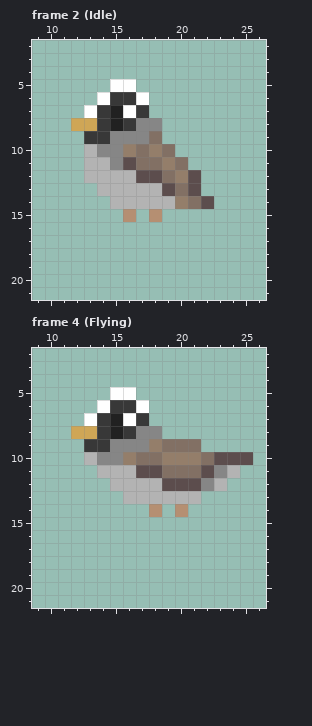
A pixel-art file gets an edit: Assets/Graphics/Characters/Birds/White Crowned Sparrow.aseprite. The first picture shows the starting point.
32x32 pixels, 6 frames. Colours within 5 levels of each other are drawn and written as one. Shown: frame 2 (Idle): x 9..26, y 2..21; frame 4 (Flying): x 9..26, y 2..21. The commit also changed other frames, which this record leaves out.
Now the later version:
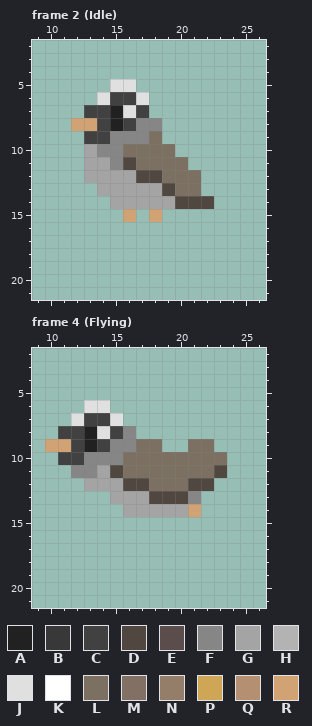
Palette (. is transparent): A #212121  B #383838  C #414141  D #514741  E #5c4d4d  F #868686  G #a4a4a4  H #b3b3b3  J #e0e0e0  K #ffffff  L #7c7062  M #827064  N #947e6a  P #cfa656  Q #b58f72  R #d1a273
Diff:
--- frame 2 (Idle), layer "Layer 1"
@@ x 9..26 @@
  4 ..................
- 5 ......KK..........
- 6 .....KBBK.........
- 7 ....KBAKB.........
- 8 ...PPBABFF........
- 9 ....BBFFFM........
-10 ....HFFNMNM.......
-11 ....HHFEMMNM......
-12 ....HHHHEEMNE.....
-13 .....HHHHHEME.....
-14 ......HHHHHNME....
-15 .......Q.Q........
+ 5 ......JJ..........
+ 6 .....JCCJ.........
+ 7 ....CCAJC.........
+ 8 ...RRCACFF........
+ 9 ....CCFFFL........
+10 ....GFFLLLL.......
+11 ....GGFDLLLL......
+12 ....GGGGDDLLL.....
+13 .....GGGGGDLL.....
+14 ......GGGGGDDD....
+15 .......R.R........
 16 ..................
--- frame 4 (Flying), layer "Layer 1"
@@ x 9..26 @@
  4 ..................
- 5 ......KK..........
- 6 .....KBBK.........
- 7 ....KBAKB.........
- 8 ...PPBABFF........
- 9 ....BBFFFNMMM.....
-10 ....HFFNMMNNNMEEE.
-11 .....HHHEEMMMEFH..
-12 ......HHHHEEEFH...
-13 .......HHHHHH.....
-14 .........Q.Q......
+ 5 ..................
+ 6 ....JJ............
+ 7 ...JCCJ...........
+ 8 ..CCAJCF..........
+ 9 .RRCACFFLL..LL....
+10 ..CCFFFLLLLLLLL...
+11 ...FFGDLLLLLLLD...
+12 ....GGGDDLLLDD....
+13 ......GGGDDDF.....
+14 .......GGGGGR.....
 15 ..................
Changed places in both pictures, as pixel boxes (x1, y1, x2, y2):
changed: (71, 79, 214, 222)
changed: (45, 387, 253, 517)
